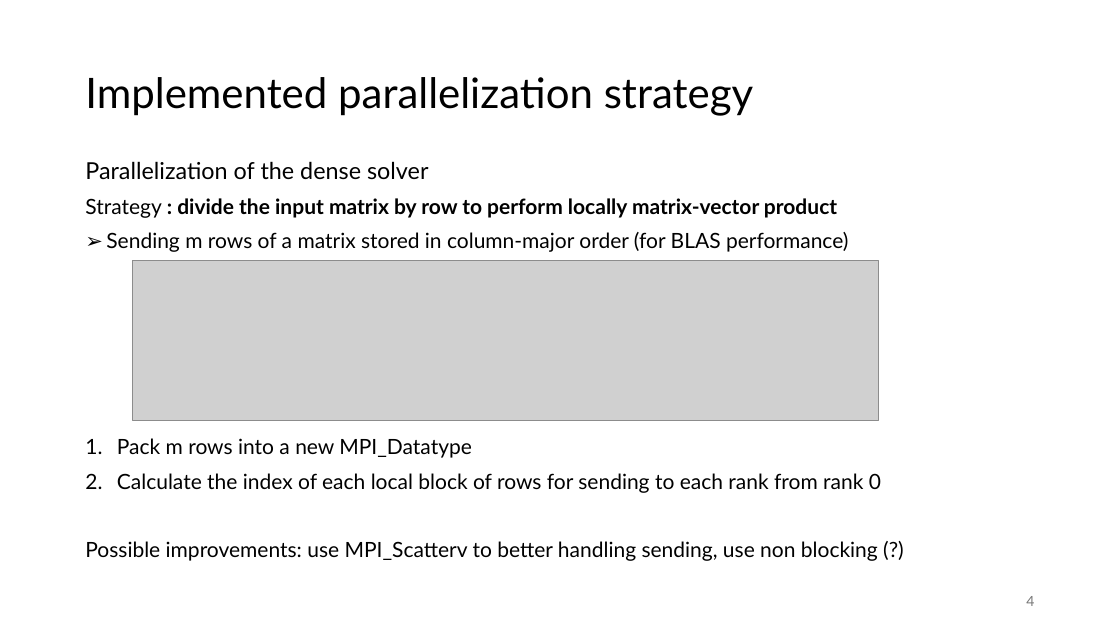
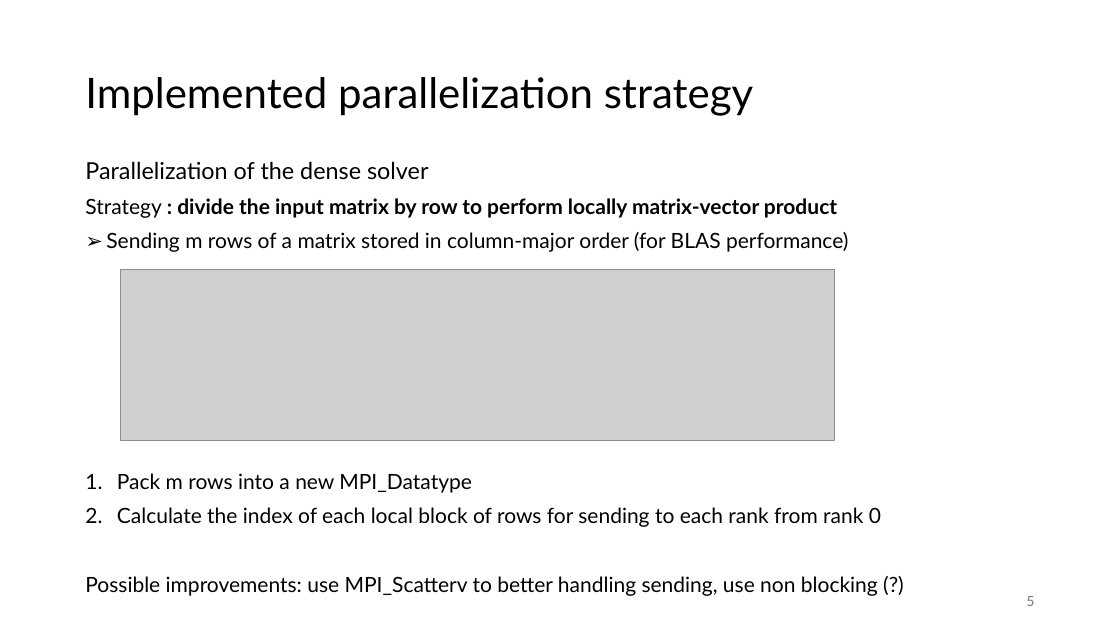
Before and after one commit to lucarighetti3/CG-MPI, a slide deck: slide 6 of project_pres.pptx (slide 5 before the commit). Drawn at 1120x630 pixels with LibreOffice and Linux fonts; fonts in the diff are those of the drawing; grey boxes stand for pictures; background and template pictures are left out. Boxes give left, top, right and bottom in pixels: in the first picture for what was removed or moved away, otherwise in the second. Text is boxed around its words. In the diff, an @@ line names an element or a change of style, - is before the commit and + after.

```diff
--- a/project_pres.pptx
+++ b/project_pres.pptx
@@ text "Parallelization of the dense solver" rewrapped from [85,161,881,561] to [85,161,881,596] @@
@@ picture: place and size @@
-picture at [132,260,879,420]
+picture at [121,269,835,440]
@@ page number at [1026,596,1034,606]: text changed @@
-4
+5
```
Also in this commit, not shown: 7 other slides changed, 1 slide added.
